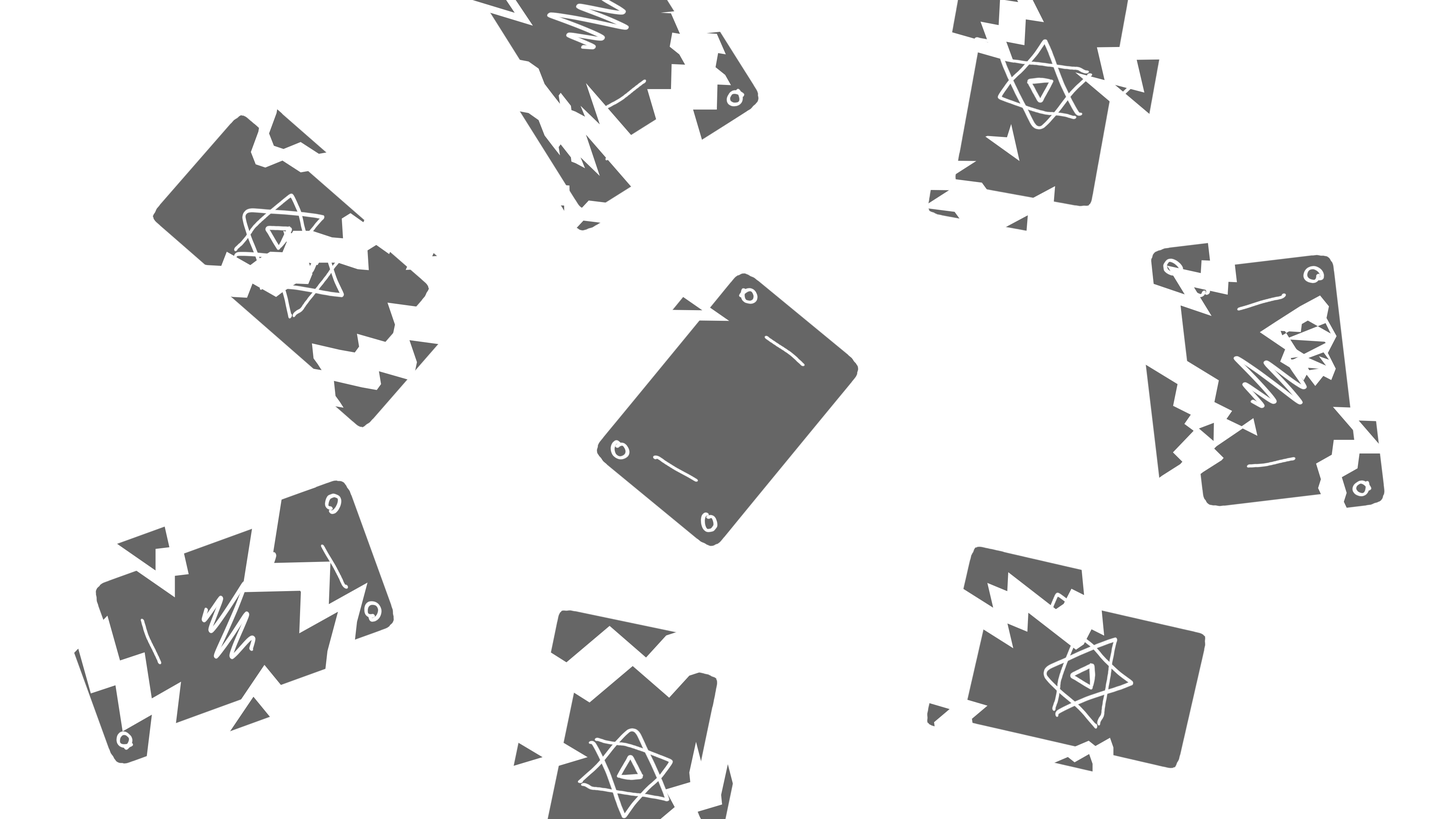
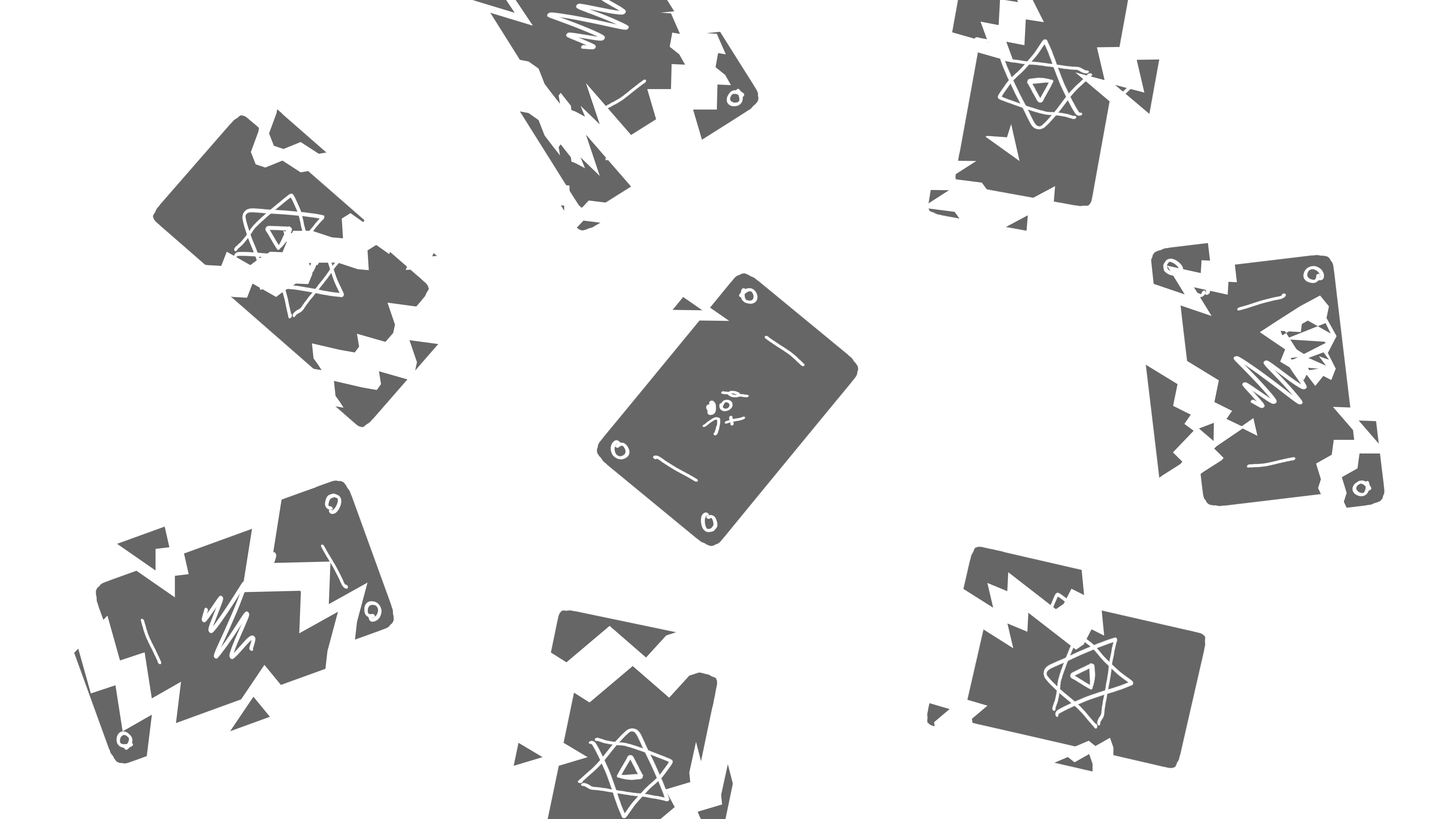
Layered file, before and after one edit (1455 × 819). Changes by layer:
painted on "Camada 2 copiar 3" over [702, 390, 750, 436]
